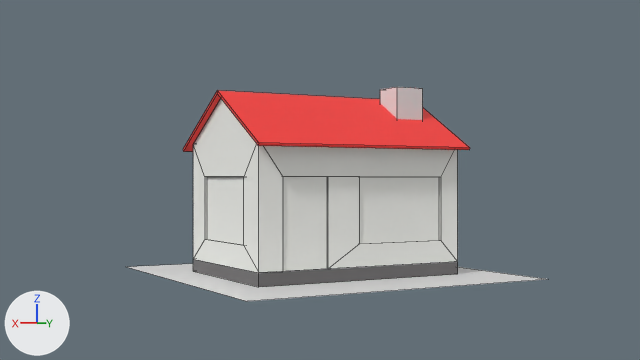
An edit to the Blender file 2023-december/house.blend, drawn before and after from the same camera.
The view is the same before and after, from the file's camera 'Camera'. The lights are fixed; the arrows at lower left show +X, +Y and +Z. Mesh edges are drawn as thin lines.

The scene before the commit, as lines of its bpy script (objects in view):
```python
me_circle = bpy.data.meshes.new('Circle')
me_circle.from_pydata(...)  # 47 vertices, 42 faces; spans x -3.41..3.59, y -2.5..2.5, z -2.44..2.78
me_circle.materials.append(mat_material03)  # white #f6f7f2
me_circle_001 = bpy.data.meshes.new('Circle.001')
me_circle_001.from_pydata(...)  # 12 vertices, 10 faces; spans x -3.55..3.79, y -2.94..2.94, z 1.11..2.88
me_circle_001.materials.append(mat_material01)  # red #ff3430
# before: 0 (-3.55, 0.0, 2.88), 1 (-3.55, 0.0, 2.78), 2 (3.79, 0.0, 2.88) at pixel (217, 90), 3 (3.79, 0.0, 2.78) at pixel (217, 93), 4 (-3.55, 2.94, 1.18) at pixel (469, 147)
# before: 6 (-3.55, 2.9, 1.11) at pixel (469, 150), 8 (3.79, 2.94, 1.18) at pixel (258, 142), 10 (3.79, 2.9, 1.11) at pixel (258, 145)
me_cube_001 = bpy.data.meshes.new('Cube.001')
me_cube_001.from_pydata(...)  # a box spanning x -0.5..0.5, y -0.5..0.5, z -1.0..1.0
me_plane_001 = bpy.data.meshes.new('Plane.001')
me_plane_001.from_pydata([(-5.0, -5.0, 0.0), (5.0, -5.0, 0.0), (-5.0, 5.0, 0.0), (5.0, 5.0, 0.0)], [], [(0, 1, 3, 2)])
ob_cube = bpy.data.objects.new('Cube', me_cube_001)
ob_cube.location = (-2.5, 0.8, 5.0)
ob_ground = bpy.data.objects.new('Ground', me_plane_001)
ob_ground.location = (0.0, 0.0, 0.0)
ob_housebody = bpy.data.objects.new('HouseBody', me_circle)
ob_housebody.location = (-0.09, 0.0, 2.84)
ob_housetop = bpy.data.objects.new('Housetop', me_circle_001)
ob_housetop.location = (-0.09, 0.0, 2.84)
# also in view: 'HouseFoundation' at (0.0, 0.0, 0.2)
```
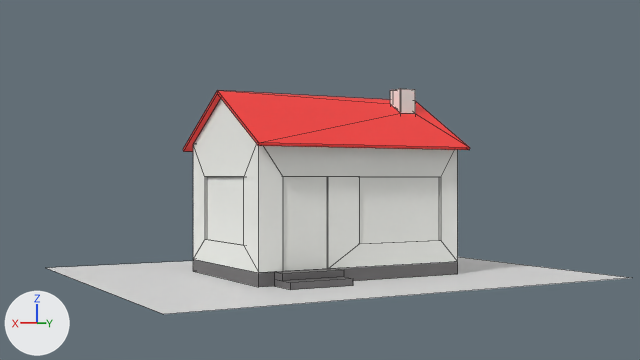
Changed parts and their boxes [x1, y1, x2, y2] in the pictures (640 x 360 px):
'Ground', reshaped
    before: [128, 264, 545, 301]
    after: [47, 257, 629, 314]
'Cube', reshaped, moved, rescaled
    before: [380, 87, 423, 120]
    after: [275, 269, 353, 290]
'HouseChimney', added
    after: [390, 89, 415, 114]
part 3 of me_circle_001, built on
    both: [217, 90, 470, 148]

The change, as a list of edits to the scene's bpy script:
```text
Change me_cube_001:
    used by ob_cube; location = (-2.5, 0.8, 5.0)
    remove me_cube_001.from_pydata(...)  # 8 vertices, 6 faces; spans x -0.5..0.5, y -0.5..0.5, z -1.0..1.0
    add me_cube_001.from_pydata(...)  # 16 vertices, 12 faces; spans x -1.0..1.0, y -1.0..1.0, z -0.1..0.3
    me_cube_001 part 1: the whole mesh is rebuilt
    add me_cube_001.materials.append(mat_material02)  # dark grey #6e6c6d
Change me_plane_001:
    where me_plane_001.from_pydata(...)  # 4 vertices, 1 face; spans x -5.0..5.0, y -5.0..5.0, z 0.0
    used by ob_ground; location = (0.0, 0.0, 0.0)
    me_plane_001 part 2
    me_plane_001.vertices[0].co: (-5.0, -5.0, 0.0) -> (-7.5, -6.0, 0.0)
    me_plane_001.vertices[1].co: (5.0, -5.0, 0.0) -> (7.5, -6.0, 0.0)  # not seen -> pixel (45, 267)
    me_plane_001.vertices[2].co: (-5.0, 5.0, 0.0) -> (-7.5, 6.0, 0.0)
    me_plane_001.vertices[3].co: (5.0, 5.0, 0.0) -> (7.5, 6.0, 0.0)  # pixel (247, 301) -> pixel (163, 314)
Change me_circle_001:
    where me_circle_001.from_pydata(...)  # 12 vertices, 10 faces; spans x -3.55..3.79, y -2.94..2.94, z 1.11..2.88
    used by ob_housetop; location = (-0.09, 0.0, 2.84)
    verts and faces of me_circle_001; kept vertices keep their numbers, new ones are numbered from 12
    me_circle_001 part 3
    add delete_faces([(0, 2, 8, 4), (1, 6, 10, 3)])
    add verts[12] = (-2.91, 0.9, 2.36)  # pixel (415, 113)
    add verts[13] = (-2.91, 0.9, 2.26)
    add verts[14] = (-2.91, 0.3, 2.71)
    add verts[15] = (-2.91, 0.3, 2.61)
    add for new, old in zip([*range(16, 20)], [*range(12, 16)]): verts[new] = verts[old] + (0.6, 0.0, 0.0)
    add faces += [(4, 12, 16, 8), (3, 19, 17, 10), (12, 14, 15, 13), (12, 13, 17, 16), (0, 2, 18, 14), (16, 17, 19, 18)]
    add faces += [(14, 18, 19, 15), (0, 14, 12, 4), (2, 8, 16, 18), (6, 10, 17, 13), (1, 15, 19, 3), (1, 6, 13, 15)]
Add me_circle_003:
    me_circle_003.from_pydata([(0.3, -0.327, -0.134), (0.3, -0.327, 0.323), (-0.3, -0.327, -0.134), (-0.3, -0.327, 0.323), (0.3, 0.273, -0.48), (0.3, 0.273, 0.323), (-0.3, 0.272, -0.48), (-0.3, 0.273, 0.323), (-0.24, -0.267, 0.323), (-0.24, -0.124, 0.323), (-0.24, -0.267, -0.168), (-0.24, 0.212, 0.323), (-0.24, 0.212, -0.446), (0.24, 0.213, 0.323), (0.24, 0.213, -0.446), (0.24, -0.267, 0.323), (0.24, -0.267, -0.168)], [], [(0, 1, 3, 2), (2, 3, 7, 6), (6, 7, 5, 4), (4, 5, 1, 0), (2, 6, 4, 14, 12, 10), (7, 3, 9, 11, 13, 5), (14, 13, 11, 12), (12, 11, 9, 8, 10), (5, 13, 15, 8, 9, 3, 1), (10, 8, 15, 16), (16, 15, 13, 14), (10, 16, 14, 4, 0, 2)])
    me_circle_003.materials.append(mat_material03)  # white #f6f7f2
Change ob_cube:
    ob_cube.location: (-2.5, 0.8, 5.0) -> (2.0, 3.0, 0.1)
    ob_cube.scale: (1.0, 1.0, 1.0) -> (1.0, 0.5, 1.0)
Add ob_housechimney:
    ob_housechimney = bpy.data.objects.new('HouseChimney', me_circle_003)
    ob_housechimney.location = (-2.7, 0.63, 5.68)
```
